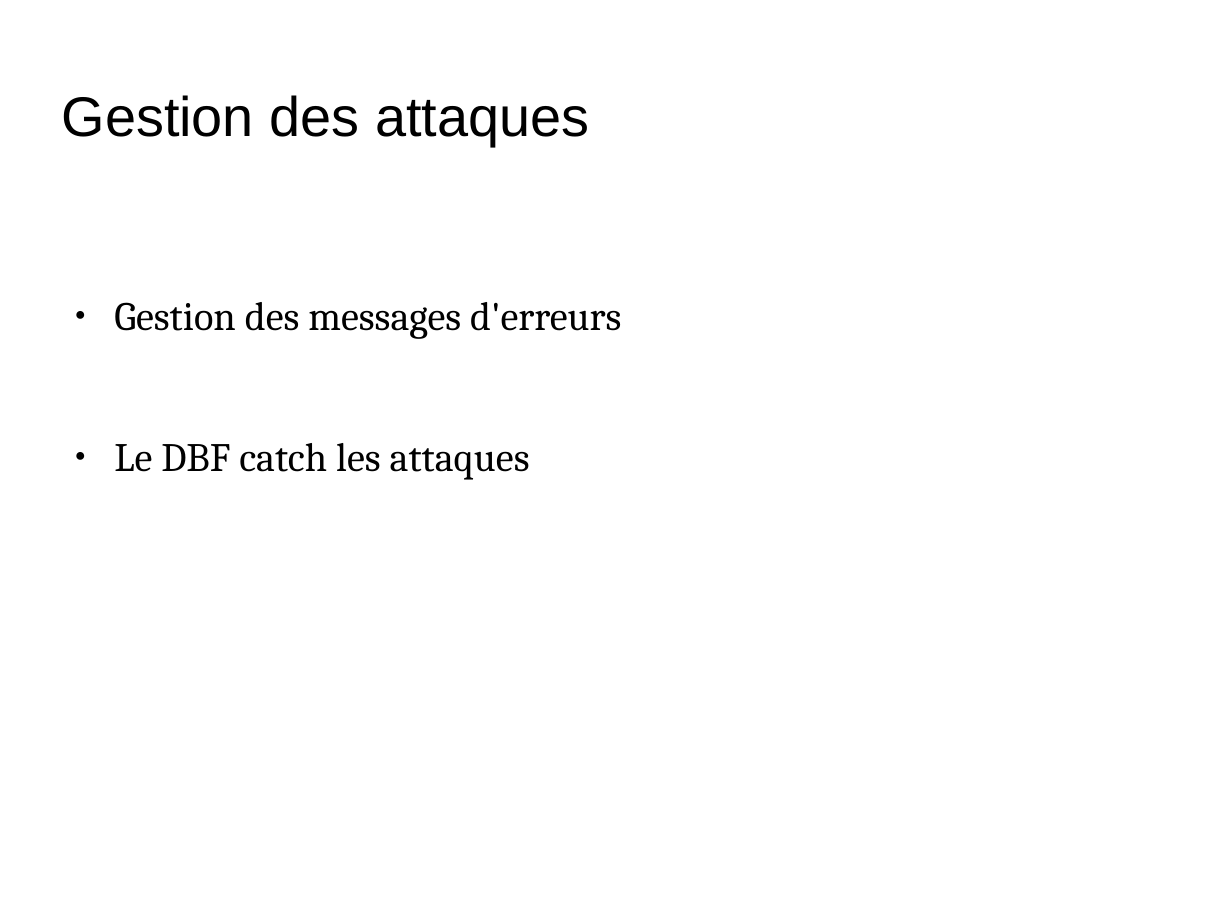
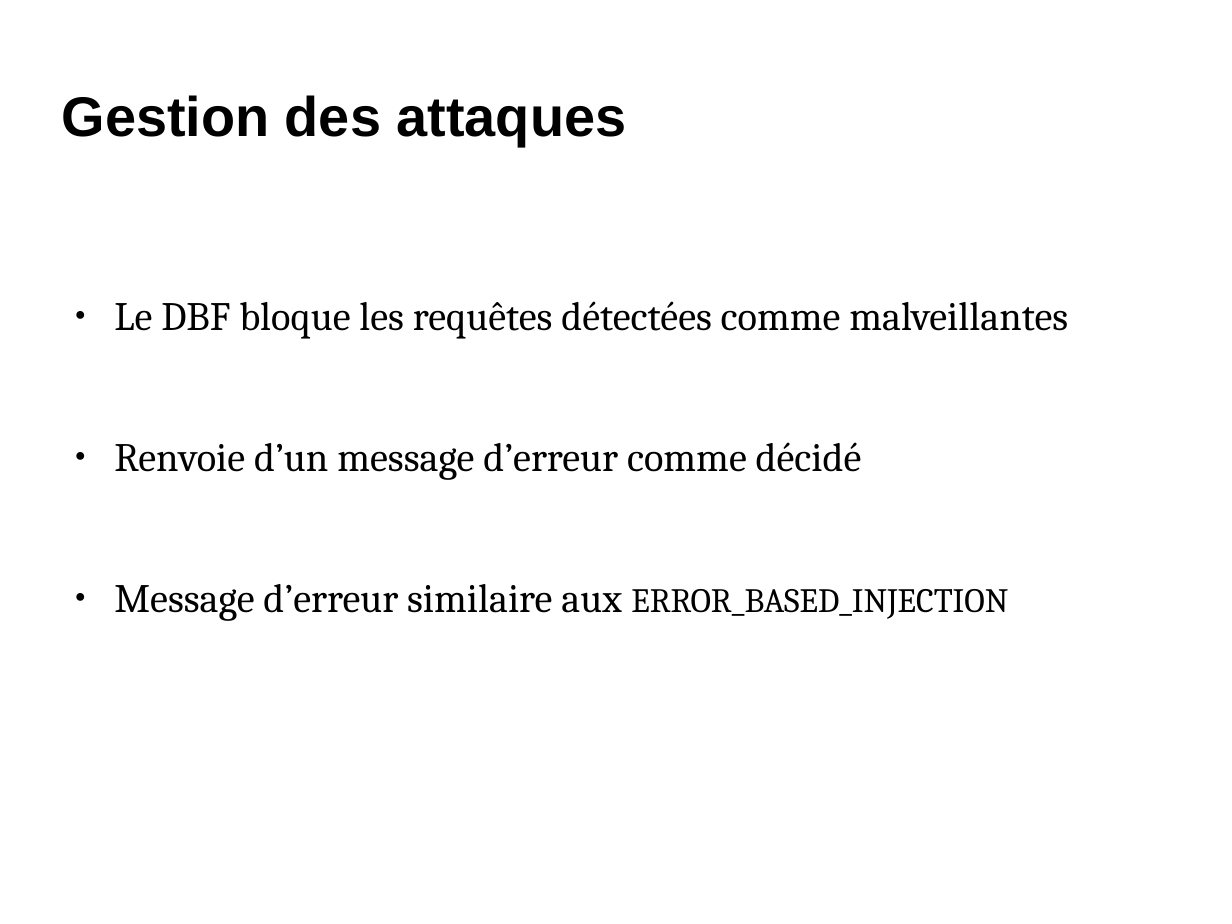
Before and after one commit to Kertek/projet_dbf, a slide deck: slide 3 of gestion_de_projet/Reunions/Presentation_6_23052017_CASSIOPEE_DBF.odp. Drawn at 1232x924 pixels with LibreOffice and Linux fonts; fonts in the diff are those of the drawing; background and template pictures are left out. Boxes give left, top, right and bottom in pixels: in the first picture for what was removed or moved away, otherwise in the second. Text is boxed around its words. In the diff, an @@ line names an element or a change of style, - is before the commit and + after.

```diff
--- a/gestion_de_projet/Reunions/Presentation_6_23052017_CASSIOPEE_DBF.odp
+++ b/gestion_de_projet/Reunions/Presentation_6_23052017_CASSIOPEE_DBF.odp
@@ title "Gestion des attaques" at <box>62,95,627,146</box>: bold on @@
@@ text at <box>114,301,1068,621</box>: text changed @@
-● Gestion des messages d'erreurs
-● Le DBF catch les attaques
+● Le DBF bloque les requêtes détectées comme malveillantes
+● Renvoie d’un message d’erreur comme décidé
+● Message d’erreur similaire aux ERROR_BASED_INJECTION
```
Also in this commit, not shown: 4 other slides changed, 2 slides added.
